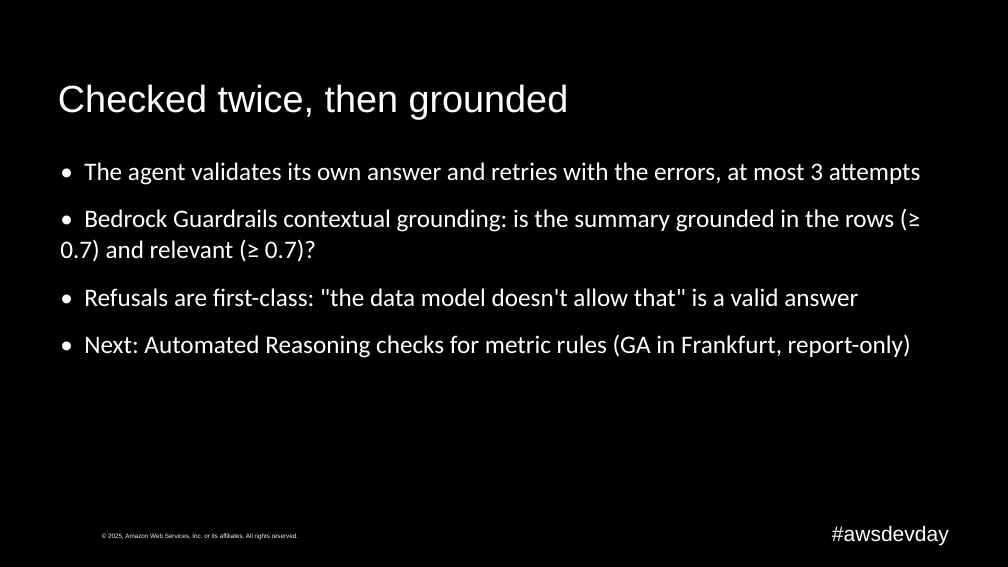
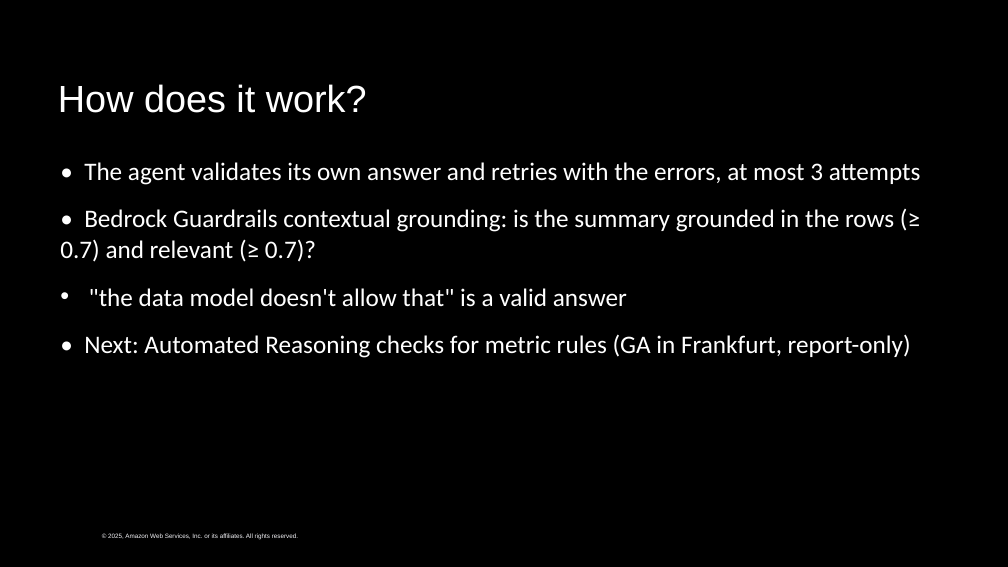
Before and after one commit to caroline-cah/lakehouse-harness, a slide deck: slide 22 of talk/harness-engineering-live.pptx (slide 24 before the commit). Drawn at 1008x567 pixels with LibreOffice and Linux fonts; fonts in the diff are those of the drawing; background and template pictures are left out. Boxes give left, top, right and bottom in pixels: in the first picture for what was removed or moved away, otherwise in the second. Text is boxed around its words. In the diff, an @@ line names an element or a change of style, - is before the commit and + after.

```diff
--- a/talk/harness-engineering-live.pptx
+++ b/talk/harness-engineering-live.pptx
@@ title at box(58, 84, 367, 113): text changed @@
-Checked twice, then grounded
+How does it work?
@@ text at box(89, 288, 627, 307): text changed @@
-• Refusals are first-class: "the data model doesn't allow that" is a valid answer
+• "the data model doesn't allow that" is a valid answer
@@ text removed at box(832, 525, 949, 545) @@
-#awsdevday
```
Also in this commit, not shown: 28 other slides changed, 3 slides added, 9 slides removed, 32 other files.
